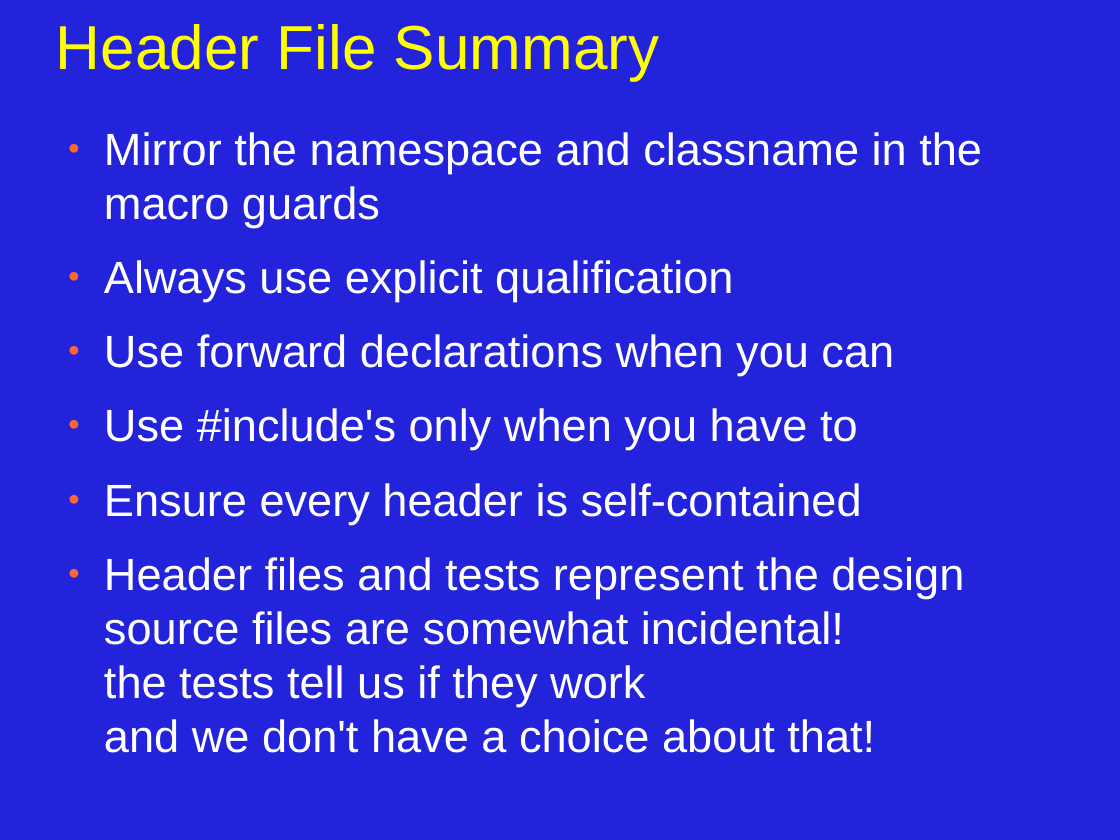
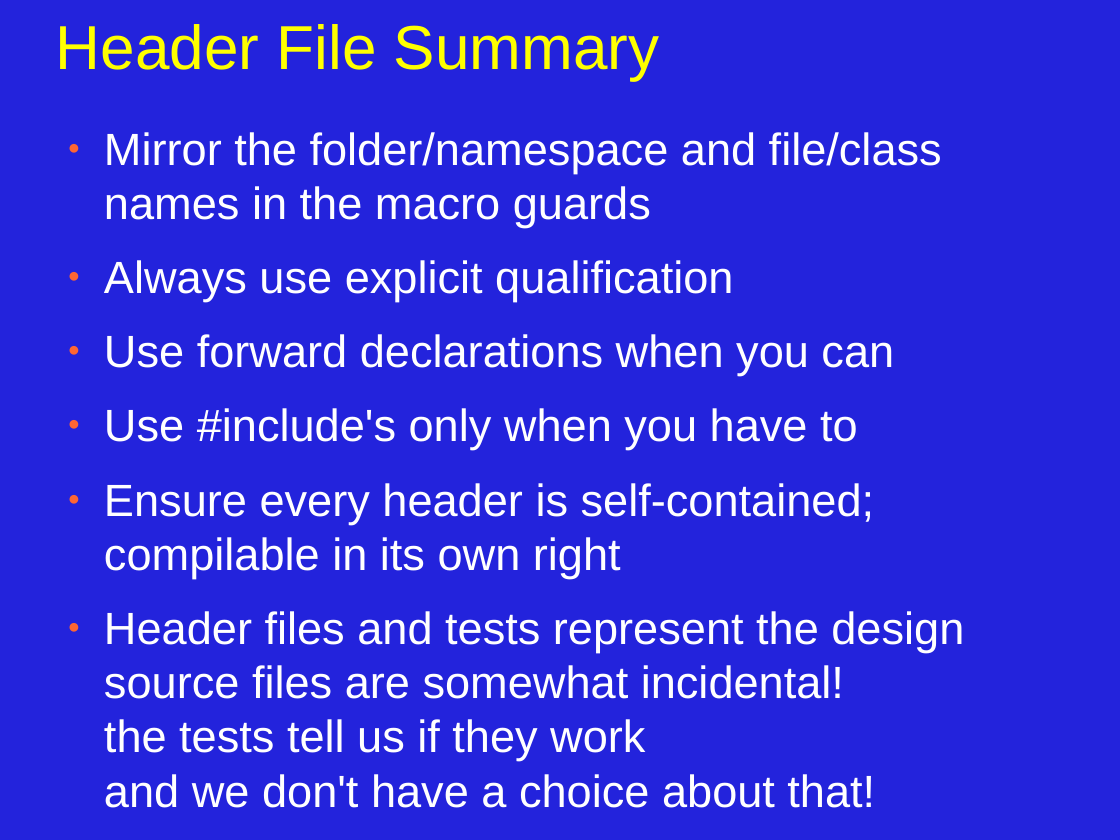
Before and after one commit to JonJagger/two-day-courses, a slide deck: slide 23 of cppf/06_Program_Organization_and_Dependency_Management.odp (slide 27 before the commit). Drawn at 1120x840 pixels with LibreOffice and Linux fonts; fonts in the diff are those of the drawing. Boxes give left, top, right and bottom in pixels: in the first picture for what was removed or moved away, otherwise in the second. Text is boxed around its words. In the diff, an @@ line names an element or a change of style, - is before the commit and + after.

```diff
--- a/cppf/06_Program_Organization_and_Dependency_Management.odp
+++ b/cppf/06_Program_Organization_and_Dependency_Management.odp
@@ text at bbox=[104, 132, 942, 227]: text changed @@
-● Mirror the namespace and classname in the macro guards
+● Mirror the folder/namespace and file/class names in the macro guards
@@ text at bbox=[104, 483, 875, 579]: text changed @@
-● Ensure every header is self-contained
+● Ensure every header is self-contained; compilable in its own right
```
Also in this commit, not shown: 15 other slides changed, 4 slides removed, 6 other files.
